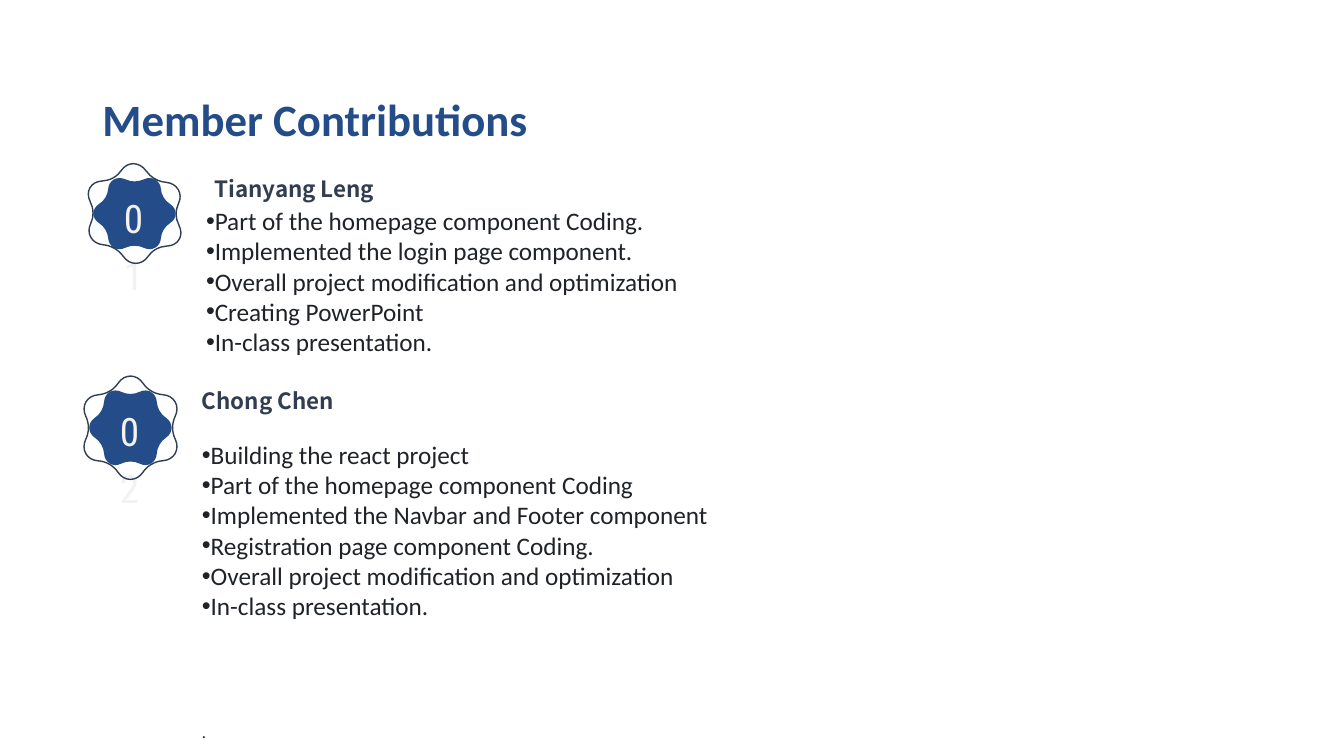
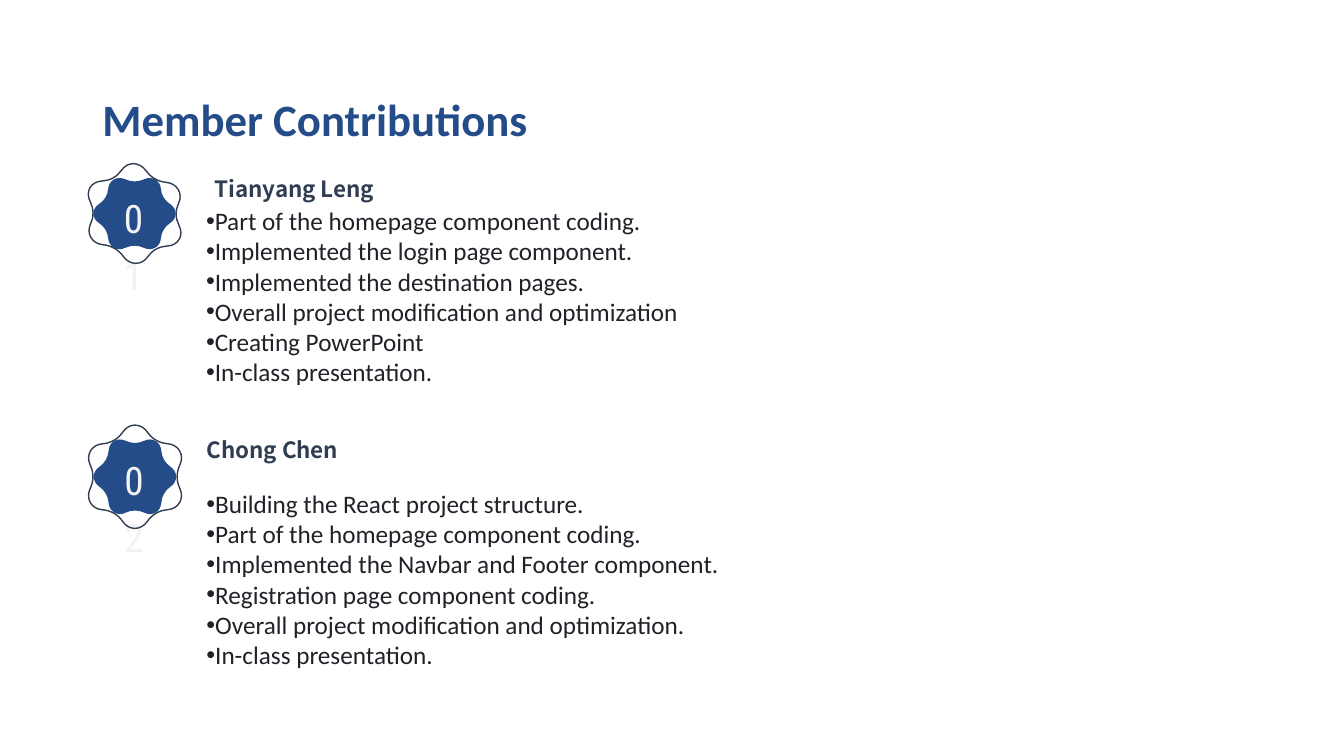
Before and after one commit to chongchen1999/TravelMingle, a slide deck: slide 16 of INFO6150-final.pptx (slide 15 before the commit). Drawn at 1344x756 pixels with LibreOffice and Linux fonts; fonts in the diff are those of the drawing; background and template pictures are left out. Boxes give left, top, right and bottom in pixels: in the first picture for what was removed or moved away, otherwise in the second. Text is boxed around its words. In the diff, an @@ line names an element or a change of style, - is before the commit and + after.

Commit message:
updated ppt

```diff
--- a/INFO6150-final.pptx
+++ b/INFO6150-final.pptx
@@ text at <box>215,212,640,235</box>: text changed @@
-• Part of the homepage component Coding.
+• Part of the homepage component coding.
@@ text at <box>215,273,584,296</box>: paragraph added @@
+• Implemented the destination pages.
@@ text removed at <box>346,335,806,351</box> @@
-Contributions
@@ 3 texts, 2 freeform shapes: place and size @@
-3 texts, 2 freeform shapes at <box>59,358,708,619</box>
+3 texts, 2 freeform shapes at <box>63,407,718,668</box>
@@ text at <box>215,495,718,639</box>: text changed @@
-• Building the react project
-• Part of the homepage component Coding
-• Implemented the Navbar and Footer component
-• Registration page component Coding.
-• Overall project modification and optimization
+• Building the React project structure.
+• Part of the homepage component coding.
+• Implemented the Navbar and Footer component.
+• Registration page component coding.
+• Overall project modification and optimization.
```
Also in this commit, not shown: 4 other slides changed, 2 slides added, 2 slides removed.
